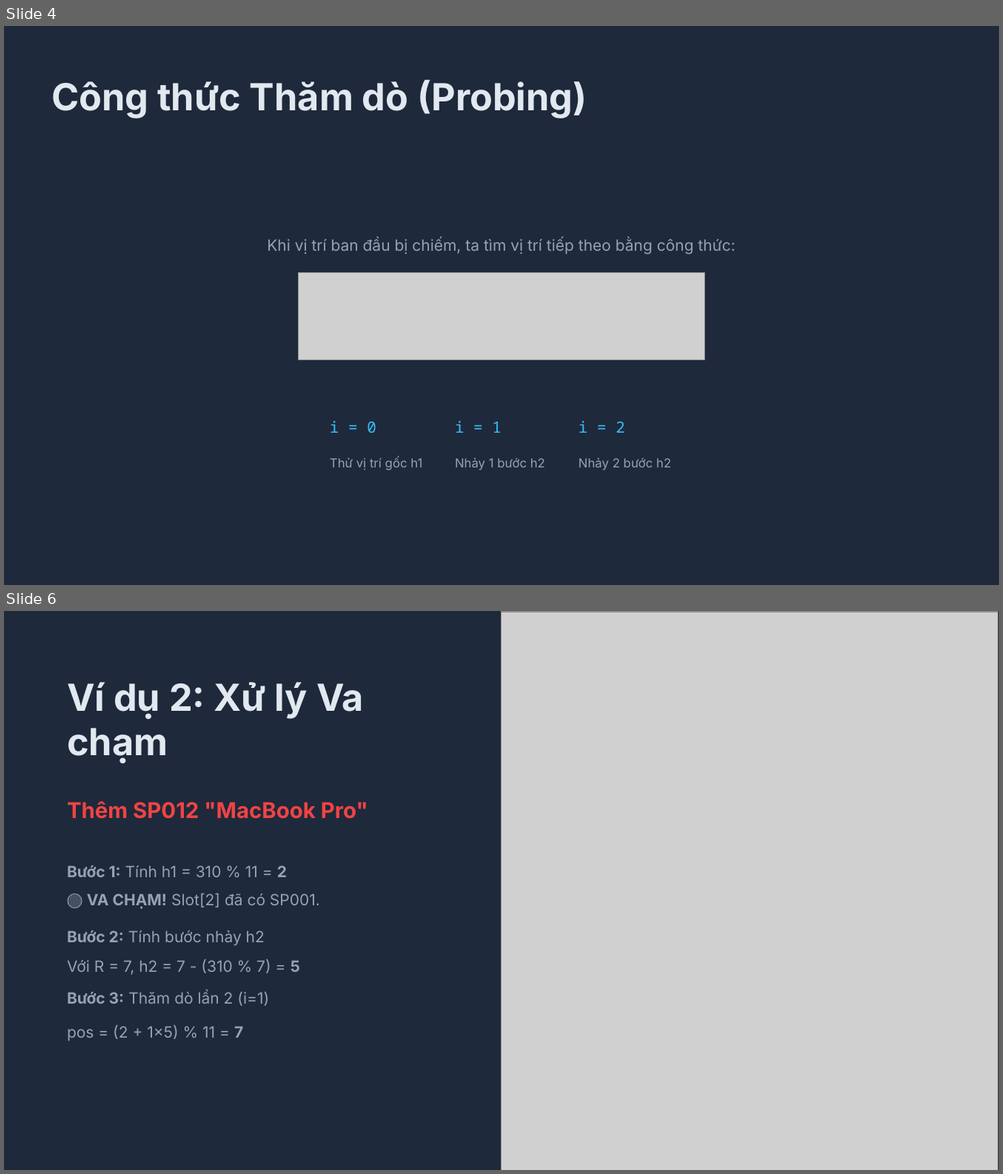
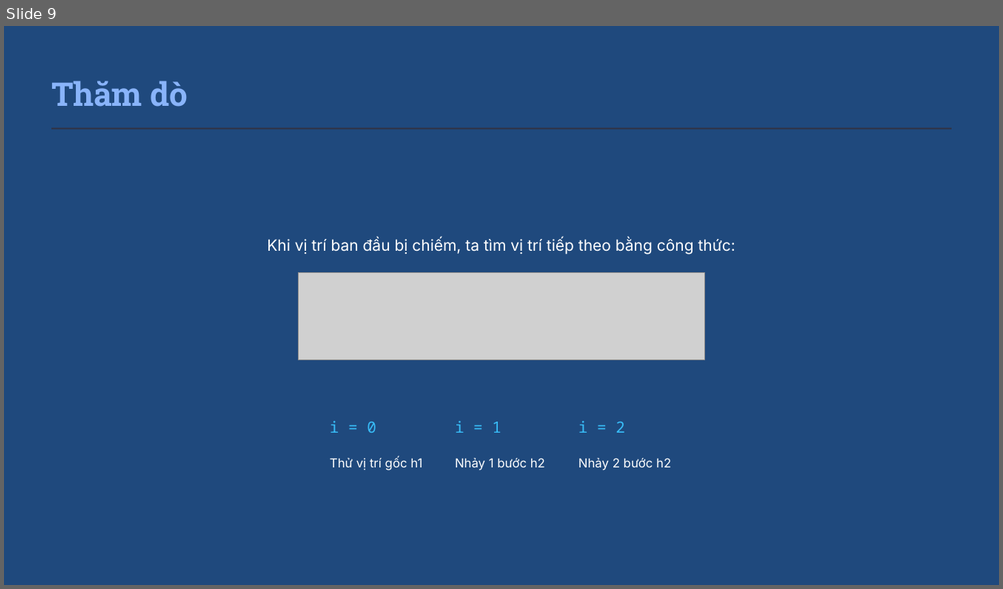
Before and after one commit to benx3/double-hash-demo, a slide deck: docs/Double Hashing Presentation.pptx. Shown one above the other, each under a label of ours: slides 4 and 6 before the commit, slide 9 after it; the slides between them are not shown. The pictures are 1003x1174 and 1003x589 pixels, drawn with LibreOffice and Linux fonts; fonts in the diff are those of the drawing; grey boxes stand for pictures. Boxes give left, top, right and bottom in pixels: in the first picture for what was removed or moved away, otherwise in the second. Text is boxed around its words. In the diff, an @@ line names an element or a change of style, - is before the commit and + after.

```diff
--- a/docs/Double Hashing Presentation.pptx
+++ b/docs/Double Hashing Presentation.pptx
@@ slide 6 removed at bbox=[4, 611, 999, 1170], background #1E293B @@
@@ picture removed at bbox=[502, 612, 999, 1170] @@
@@ text removed at bbox=[67, 682, 364, 763] @@
-Ví dụ 2: Xử lý Va chạm
@@ text removed at bbox=[67, 801, 368, 819] @@
-Thêm SP012 "MacBook Pro"
@@ text removed at bbox=[67, 866, 287, 877] @@
-Bước 1: Tính h1 = 310 % 11 = 2
@@ text removed at bbox=[87, 894, 320, 909] @@
-🔴 VA CHẠM! Slot[2] đã có SP001.
@@ text removed at bbox=[67, 931, 264, 946] @@
-Bước 2: Tính bước nhảy h2
@@ text removed at bbox=[67, 960, 300, 975] @@
-Với R = 7, h2 = 7 - (310 % 7) = 5
@@ text removed at bbox=[67, 991, 269, 1006] @@
-Bước 3: Thăm dò lần 2 (i=1)
@@ text removed at bbox=[67, 1025, 243, 1041] @@
-pos = (2 + 1×5) % 11 = 7
@@ what was slide 4 is now slide 9 @@
@@ slide 9 changed as well @@
@@ background #1E293B to #1F497D @@
@@ text at bbox=[51, 81, 188, 107]: text changed; size 36 to 31.5 pt; font Inter to Roboto Slab; text colour #E2E8F0 to #89B4FA @@
-Công thức Thăm dò (Probing)
+Thăm dò
@@ rectangle added at bbox=[52, 127, 951, 129], fill #313244 @@
@@ text colour #94A3B8 to #FFFFFF in 4 elements at bbox=[267, 238, 735, 255], bbox=[578, 458, 671, 471], bbox=[330, 457, 422, 471], bbox=[455, 458, 545, 471] @@
```
Also in this commit, not shown: 7 other slides changed, 7 slides added, 1 other slide removed, 3 other files.
